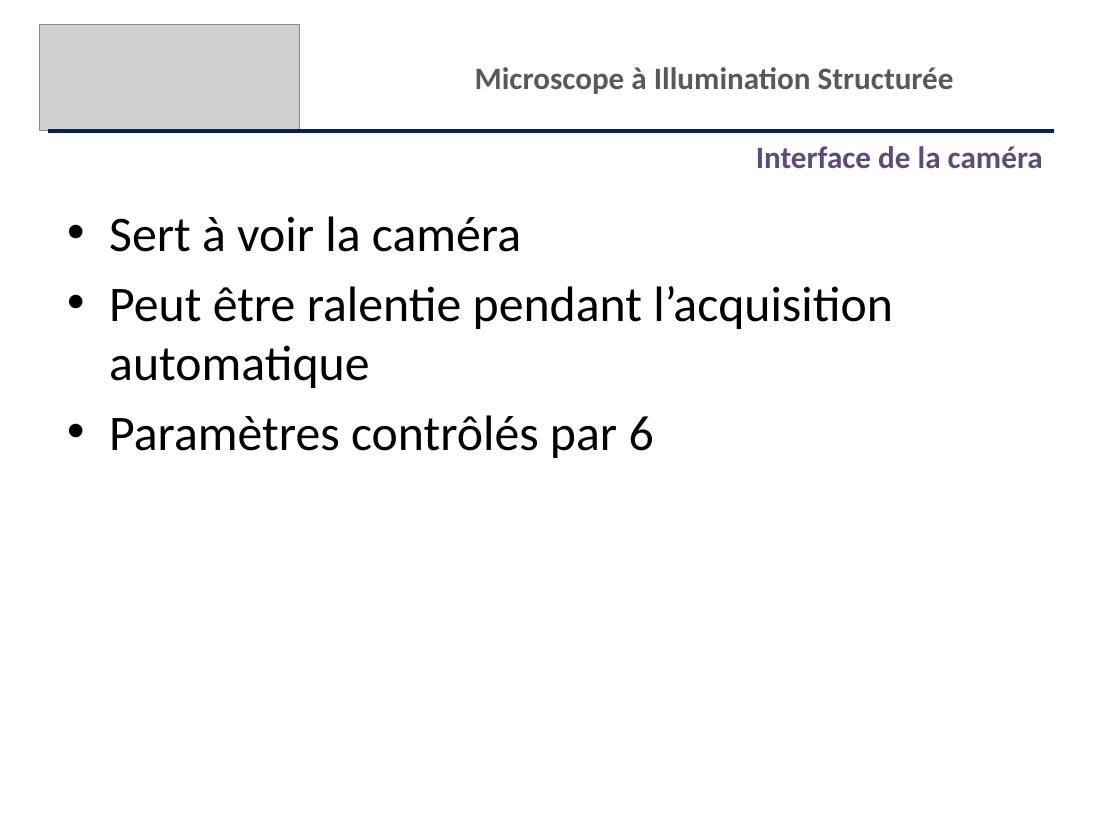
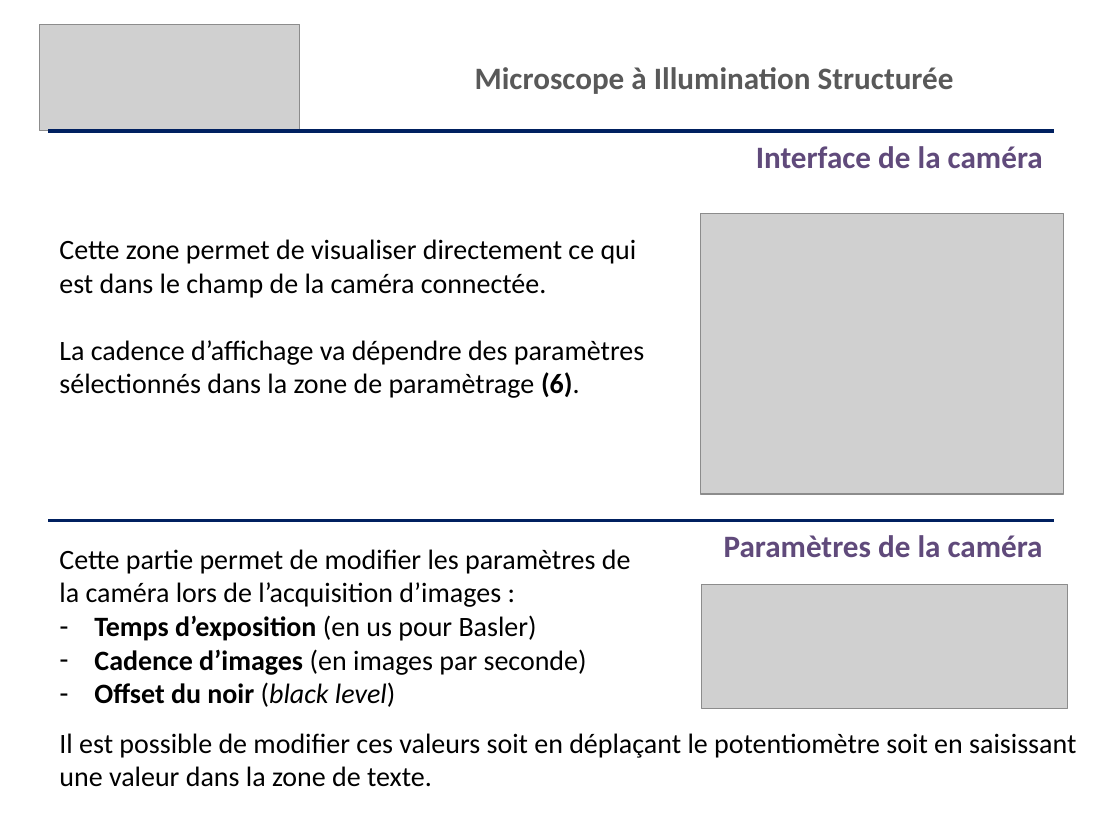
Before and after one commit to IOGS-LEnsE/labwork-GUI, a slide deck: slide 10 of BioPhot/Guide Utilisateur Interface.pptx. Drawn at 1120x840 pixels with LibreOffice and Linux fonts; fonts in the diff are those of the drawing; grey boxes stand for pictures. Boxes give left, top, right and bottom in pixels: in the first picture for what was removed or moved away, otherwise in the second. Text is boxed around its words. In the diff, an @@ line names an element or a change of style, - is before the commit and + after.

```diff
--- a/BioPhot/Guide Utilisateur Interface.pptx
+++ b/BioPhot/Guide Utilisateur Interface.pptx
@@ text added at (59,239,644,398), 18 pt, text #000000 @@
+Cette zone permet de visualiser directement ce qui est dans le champ de la caméra connectée.
+La cadence d’affichage va dépendre des paramètres sélectionnés dans la zone de paramètrage (6).
@@ text removed at (109,216,893,458) @@
-• Sert à voir la caméra
-• Peut être ralentie pendant l’acquisition automatique
-• Paramètres contrôlés par 6
@@ picture added at (700,213,1064,494) @@
@@ line added from (48, 521) to (1054, 521), #002060 2.25 pt @@
@@ text added at (724,535,1043,557), 20 pt, text #604A7B, bold @@
+Paramètres de la caméra
@@ text added at (59,549,631,707), 18 pt, text #000000 @@
+Cette partie permet de modifier les paramètres de la caméra lors de l’acquisition d’images :
+– Temps d’exposition (en us pour Basler)
+– Cadence d’images (en images par seconde)
+– Offset du noir (black level)
@@ picture added at (702,585,1068,709) @@
@@ text added at (59,733,1076,787), 18 pt, text #000000 @@
+Il est possible de modifier ces valeurs soit en déplaçant le potentiomètre soit en saisissant une valeur dans la zone de texte.
```
Also in this commit, not shown: 2 other slides changed, 1 slide added, 2 slides removed.
